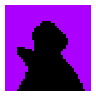
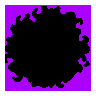
Layered file, before and after one edit (96 x 96). Changes by layer:
renamed "レイヤー #1" to "Azagrim.png", painted on it over [5, 6, 90, 91]
hid "Maid.png" over [15, 21, 85, 91]
